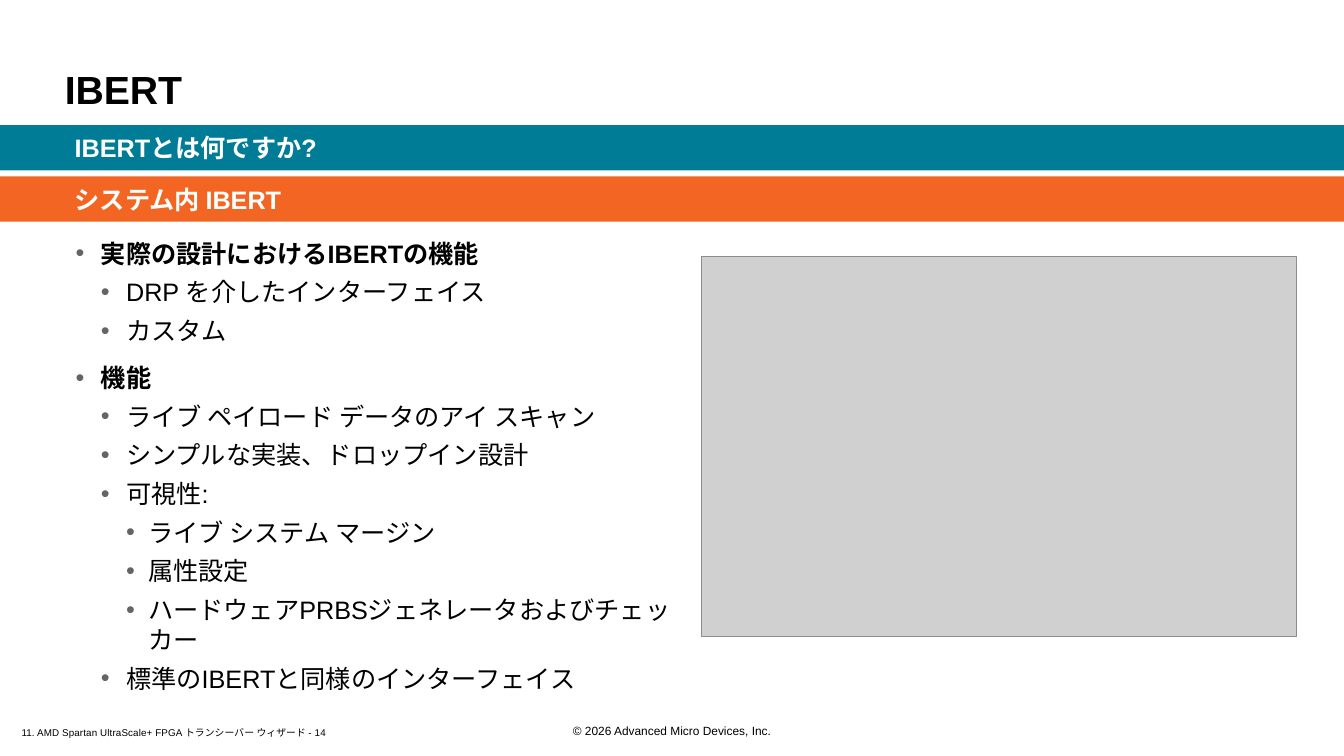
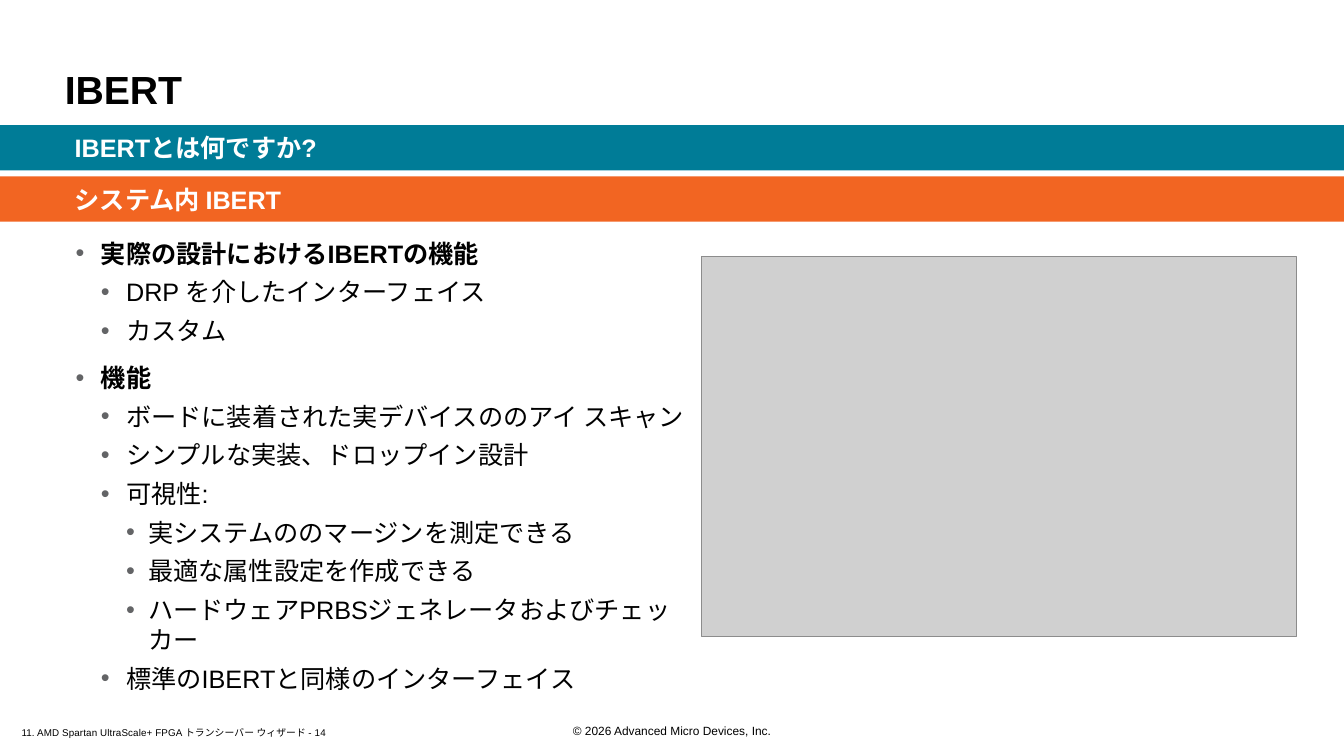
Before and after one commit to hdlabjk/spusp, a slide deck: slide 14 of doc/slides_docx/11. AMD Spartan UltraScale+ FPGAs Transceivers Wizard_ILT_translated_ja.pptx. Drawn at 1344x756 pixels with LibreOffice and Linux fonts; fonts in the diff are those of the drawing; grey boxes stand for pictures; background and template pictures are left out. Boxes give left, top, right and bottom in pixels: in the first picture for what was removed or moved away, otherwise in the second. Text is boxed around its words. In the diff, an @@ line names an element or a change of style, - is before the commit and + after.

```diff
--- a/doc/slides_docx/11. AMD Spartan UltraScale+ FPGAs Transceivers Wizard_ILT_translated_ja.pptx
+++ b/doc/slides_docx/11. AMD Spartan UltraScale+ FPGAs Transceivers Wizard_ILT_translated_ja.pptx
@@ text at [126, 404, 684, 428]: text changed @@
-  • ライブ ペイロード データのアイ スキャン
+  • ボードに装着された実デバイスののアイ スキャン
@@ text at [148, 520, 575, 582]: text changed @@
-    • ライブ システム マージン
-    • 属性設定
+    • 実システムののマージンを測定できる
+    • 最適な属性設定を作成できる
```
Also in this commit, not shown: 8 other slides changed, 10 other files.
